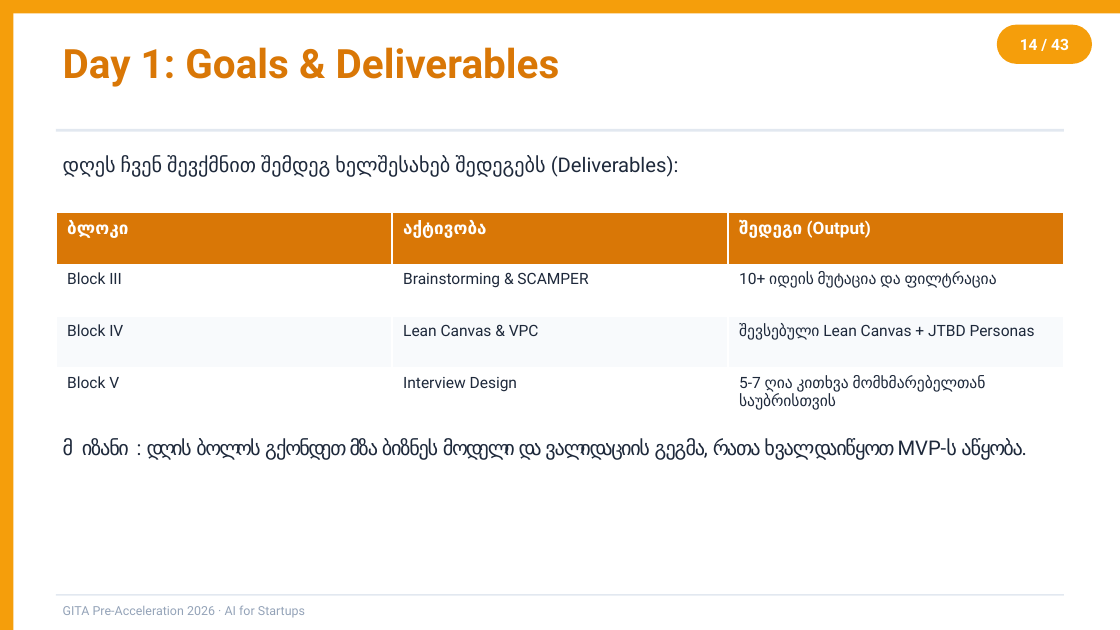
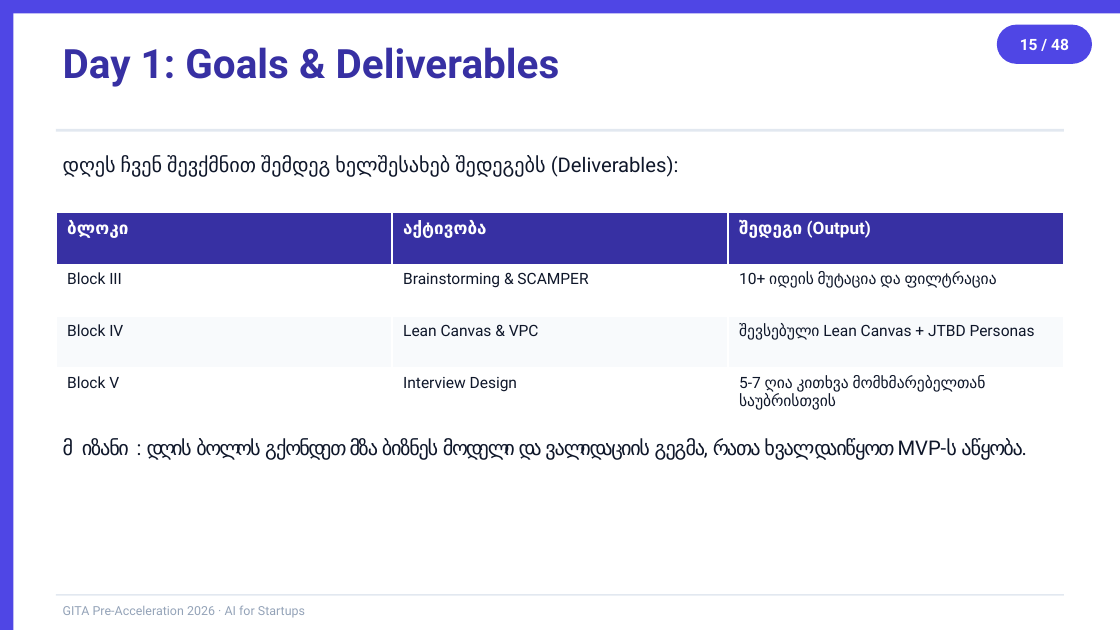
Before and after one commit to basilaia123/ai2026, a slide deck: slide 15 of GITA/Pre-Acceleration/2026-5h-AI-for-Startups/day1-slides.pptx (slide 14 before the commit). Drawn at 1120x630 pixels with LibreOffice and Linux fonts; fonts in the diff are those of the drawing. Boxes give left, top, right and bottom in pixels: in the first picture for what was removed or moved away, otherwise in the second. Text is boxed around its words. In the diff, an @@ line names an element or a change of style, - is before the commit and + after.

```diff
--- a/GITA/Pre-Acceleration/2026-5h-AI-for-Startups/day1-slides.pptx
+++ b/GITA/Pre-Acceleration/2026-5h-AI-for-Startups/day1-slides.pptx
@@ fill #F59E0B to #4F46E5 in 3 elements at (0, 0, 13, 629), (0, 0, 1120, 13), (997, 25, 1092, 64) @@
@@ text "Day 1: Goals & Deliverables" at (63, 47, 560, 87): text colour #D97706 to #3730A3 @@
@@ text in rounded rectangle at (1020, 39, 1069, 50): text changed @@
-14 / 43
+15 / 48
@@ text "დღეს ჩვენ შევქმნით შემდეგ ხელშესახებ ..." at (63, 156, 679, 177): text colour #1E293B to #0F172A @@
@@ table at (56, 213, 1064, 420) @@
@@ fill #D97706 to #3730A3 in row 1 @@
@@ text colour #1E293B to #0F172A in "Block III", "Brainstorming & SCAMPER", "10+ იდეის მუტაცია და ფილტრაცია", "Block IV" and 5 more places @@
@@ text "💡 მიზანი: დღის ბოლოს გქონდეთ ..." at (147, 439, 1022, 460): text colour #1E293B to #0F172A @@
```
Also in this commit, not shown: 41 other slides changed, 6 slides added, 1 slide removed, 6 other files.
